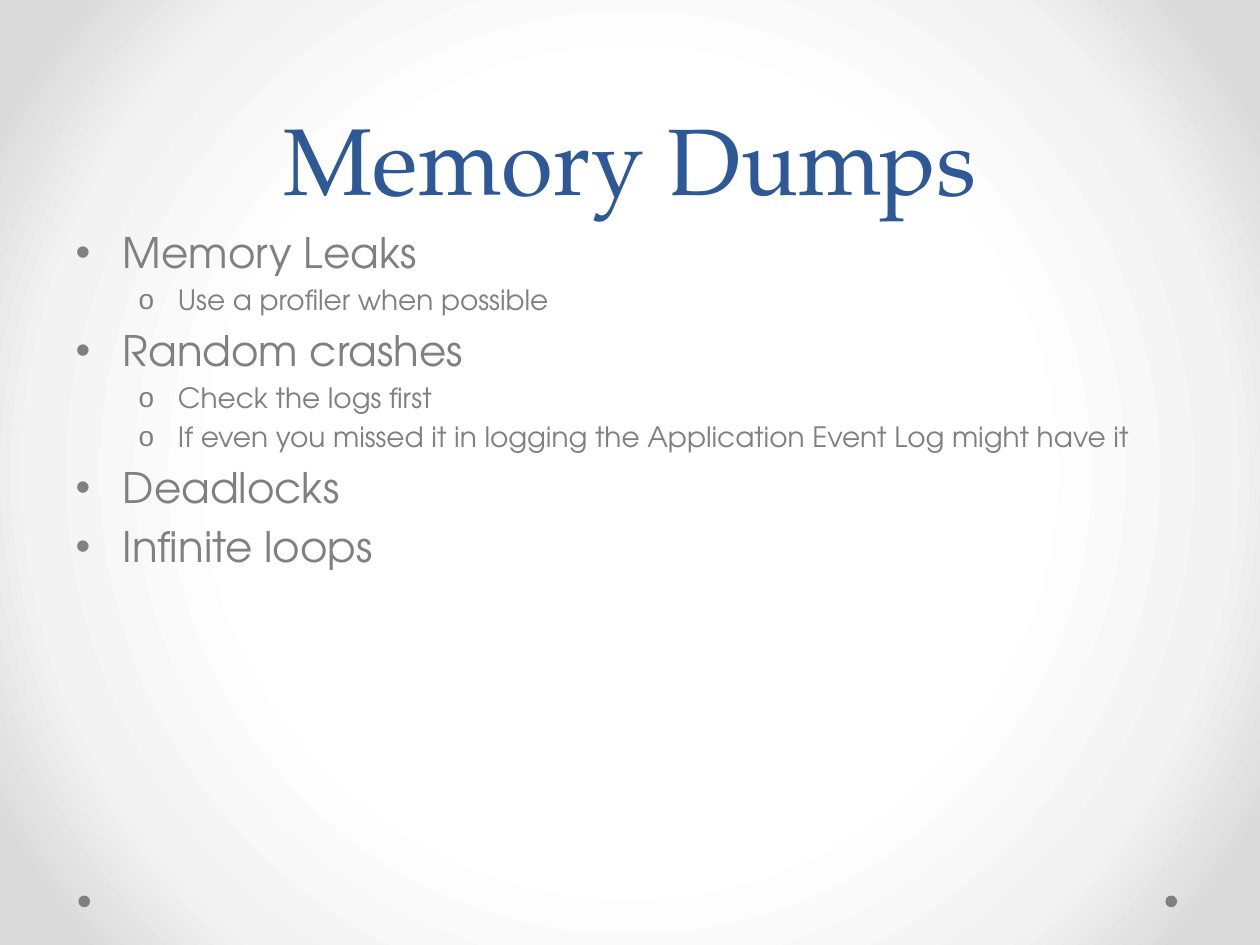
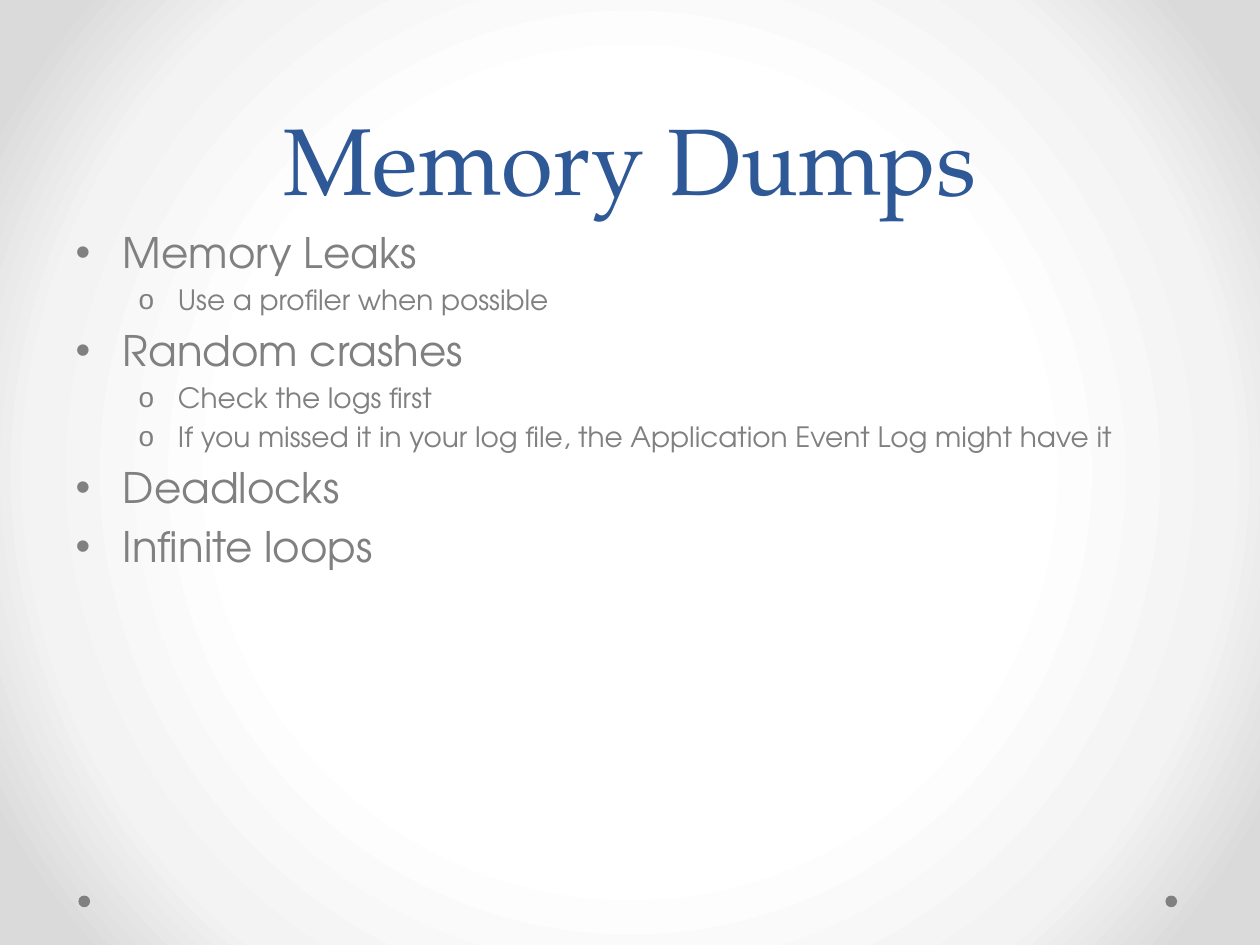
Before and after one commit to RyanHauert/presentations-debugging, a slide deck: slide 9 of Presentation/Production Issues.pptx. Drawn at 1260x945 pixels with LibreOffice and Linux fonts; fonts in the diff are those of the drawing. Boxes give left, top, right and bottom in pixels: in the first picture for what was removed or moved away, otherwise in the second. Text is boxed around its words. In the diff, an @@ line names an element or a change of style, - is before the commit and + after.

```diff
--- a/Presentation/Production Issues.pptx
+++ b/Presentation/Production Issues.pptx
@@ text at bbox=[178, 426, 1112, 453]: text changed @@
-  o If even you missed it in logging the Application Event Log might have it
+  o If you missed it in your log file, the Application Event Log might have it
```
Also in this commit, not shown: 1 slide added, 4 other files.
